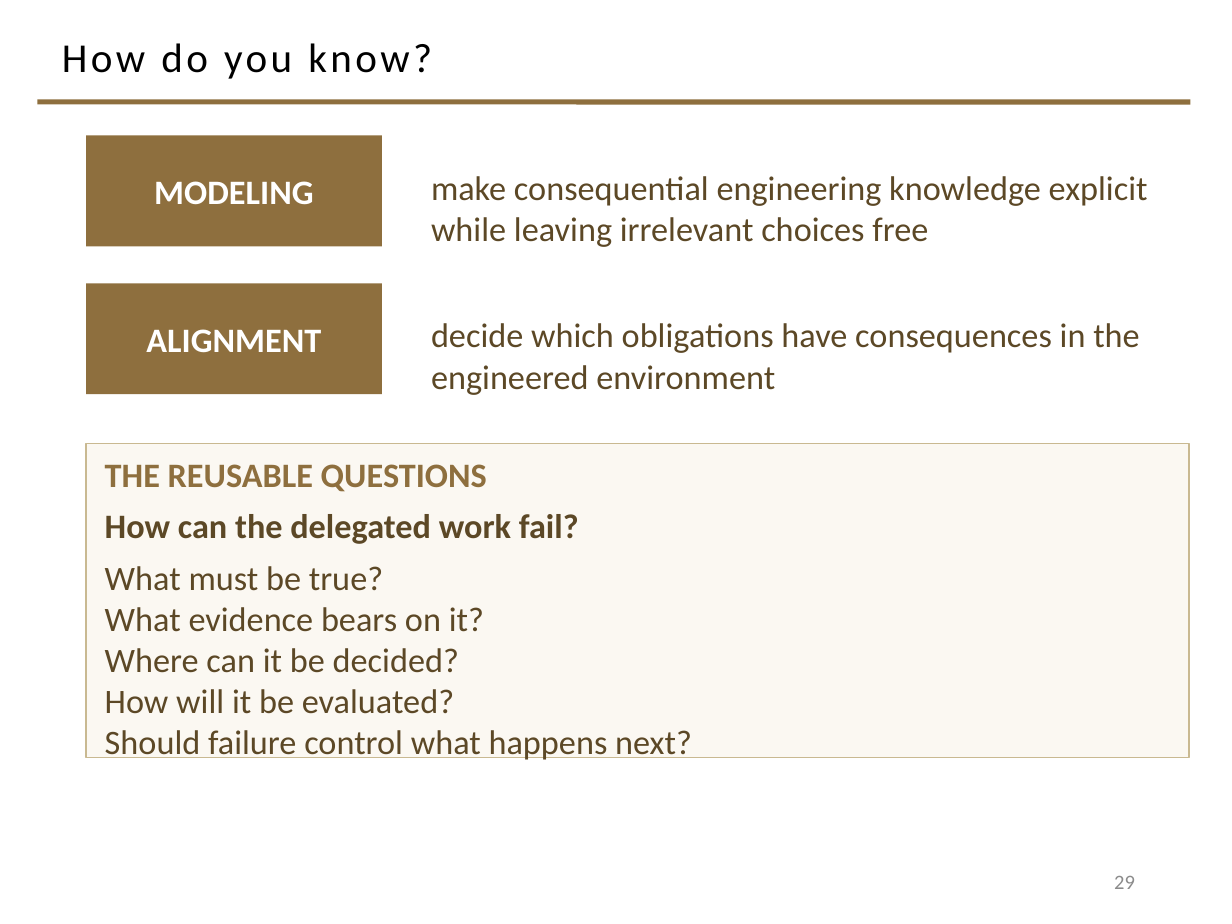
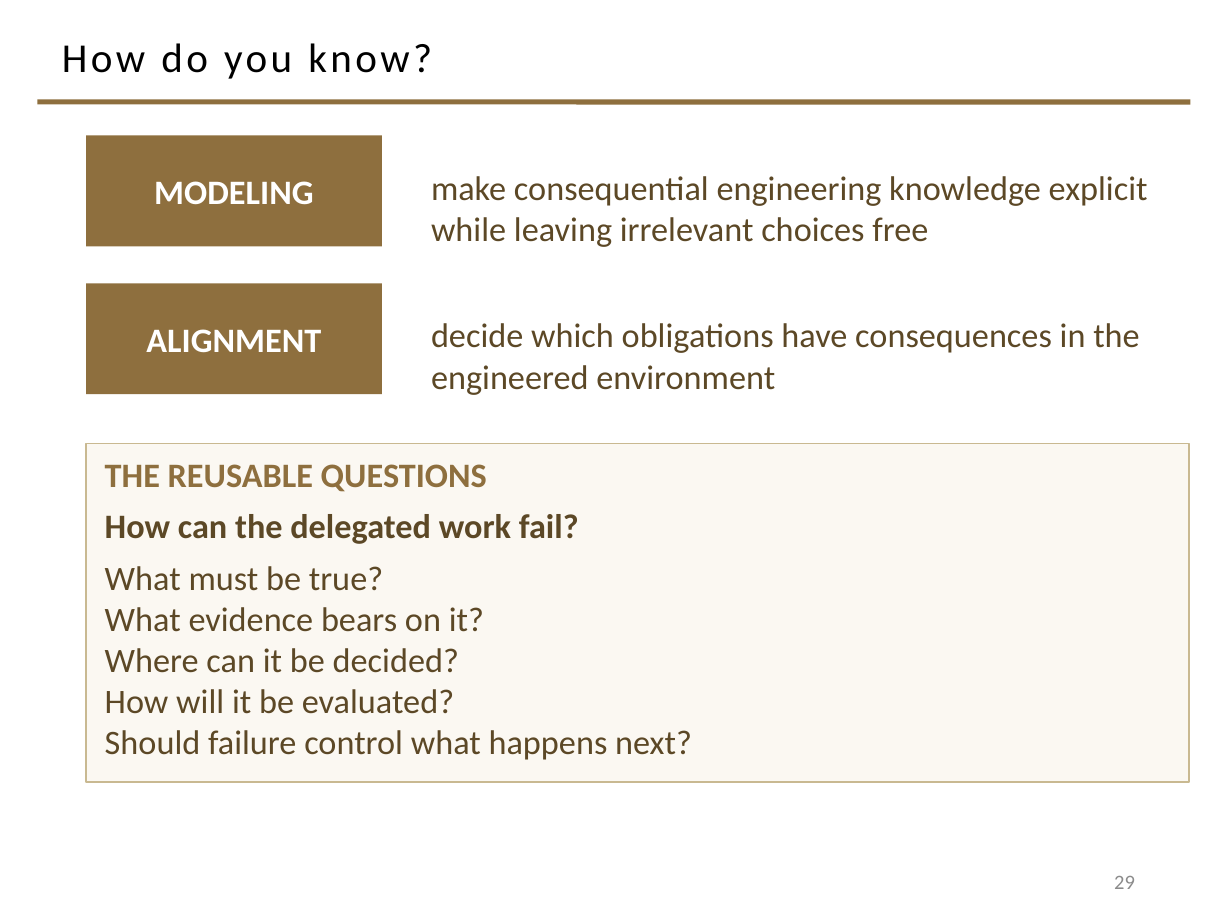
Before and after one commit to davisjam/model-based-agentic-software-engineering, a slide deck: slide 29 of course/lectures/act-2-delegation-and-control/03-alignment/2-3-Alignment.pptx. Drawn at 1232x924 pixels with LibreOffice and Linux fonts; fonts in the diff are those of the drawing; background and template pictures are left out. Boxes give left, top, right and bottom in pixels: in the first picture for what was removed or moved away, otherwise in the second. Text is boxed around its words. In the diff, an @@ line names an element or a change of style, - is before the commit and + after.

Commit message:
deck 2-3: slide 29 — clear descender collision with questions-card bottom rule (card 14.4pt taller, anchor-top so text unmoved)

```diff
--- a/course/lectures/act-2-delegation-and-control/03-alignment/2-3-Alignment.pptx
+++ b/course/lectures/act-2-delegation-and-control/03-alignment/2-3-Alignment.pptx
@@ rectangle "THE REUSABLE QUESTIONS" resized from (x1=86, y1=444, x2=1189, y2=758) to (x1=86, y1=444, x2=1189, y2=782) @@
```
